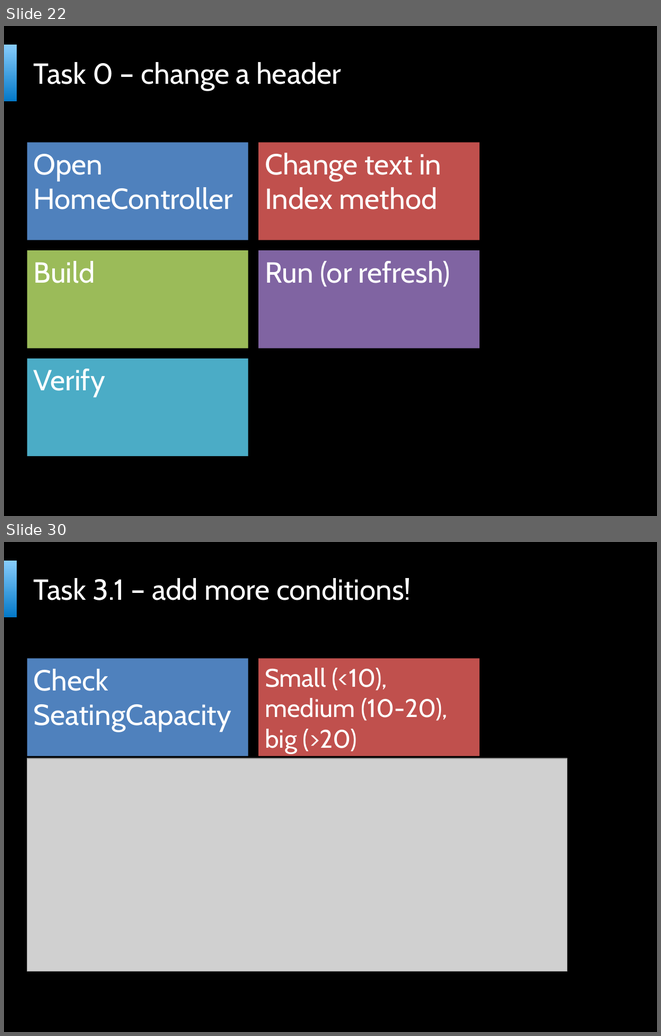
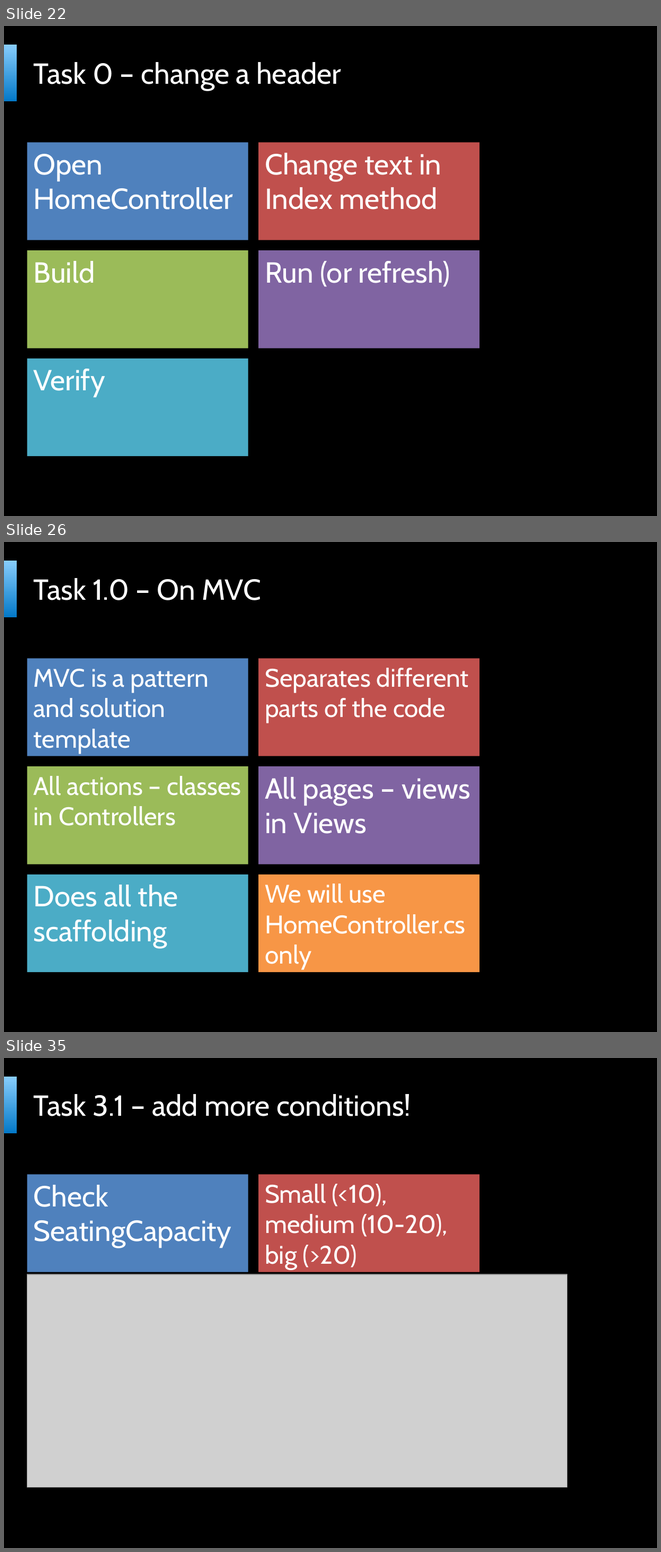
Before and after one commit to bartekwasielak/Presentation, a slide deck: Programming Made Easy.pptx. Shown one above the other, each under a label of ours: slides 22 and 30 before the commit, slides 22, 26 and 35 after it; the slides between them are not shown. The pictures are 661x1036 and 661x1552 pixels, drawn with LibreOffice and Linux fonts; fonts in the diff are those of the drawing; grey boxes stand for pictures; background and template pictures are left out. Boxes give left, top, right and bottom in pixels: in the first picture for what was removed or moved away, otherwise in the second. Text is boxed around its words. In the diff, an @@ line names an element or a change of style, - is before the commit and + after.

```diff
--- a/Programming Made Easy.pptx
+++ b/Programming Made Easy.pptx
@@ slide 26 added at [4, 542, 657, 1032], background picture (left out); not listed: 2 template elements that a slide beside it also shows @@
@@ title added at [34, 578, 261, 600], 32 pt, text #FFFFFF @@
+Task 1.0 – On MVC
@@ text added at [27, 658, 248, 756], fill #4F81BD, 28 pt, text #FFFFFF @@
+MVC is a pattern and solution template
@@ text added at [258, 658, 480, 756], fill #C0504D, 28 pt, text #FFFFFF @@
+Separates different parts of the code
@@ text added at [27, 767, 248, 865], fill #9BBB59, 28 pt, text #FFFFFF @@
+All actions – classes in Controllers
@@ text added at [258, 767, 480, 865], fill #8064A2, 32 pt, text #FFFFFF @@
+All pages – views in Views
@@ text added at [27, 874, 248, 972], fill #4BACC6, 32 pt, text #FFFFFF @@
+Does all the scaffolding
@@ text added at [258, 874, 480, 972], fill #F79646, 28 pt, text #FFFFFF @@
+We will use HomeController.cs only
@@ what was slide 30 is now slide 35 @@
```
Also in this commit, not shown: 16 slides changed, 4 other slides added, 1 slide removed, 1 other file.
